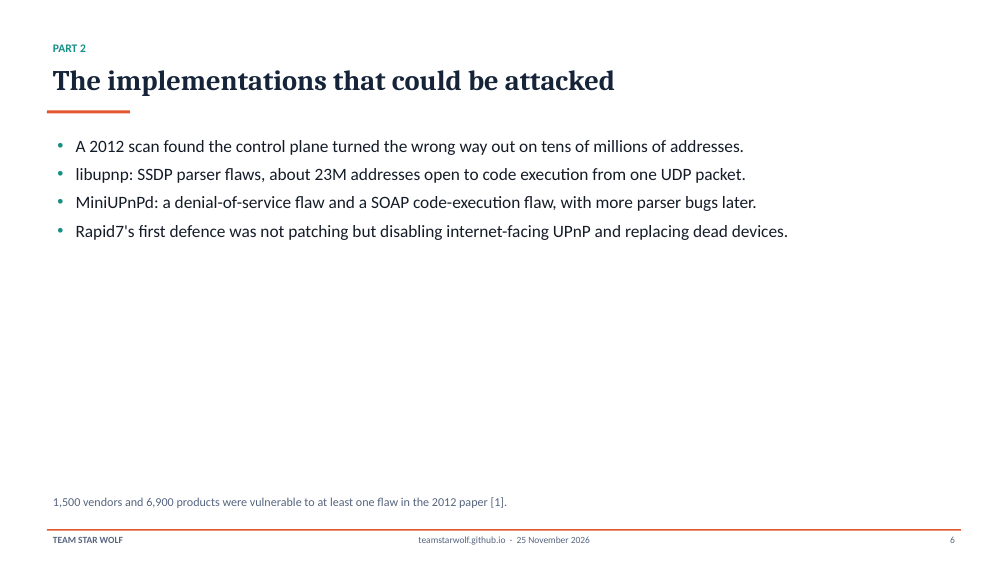
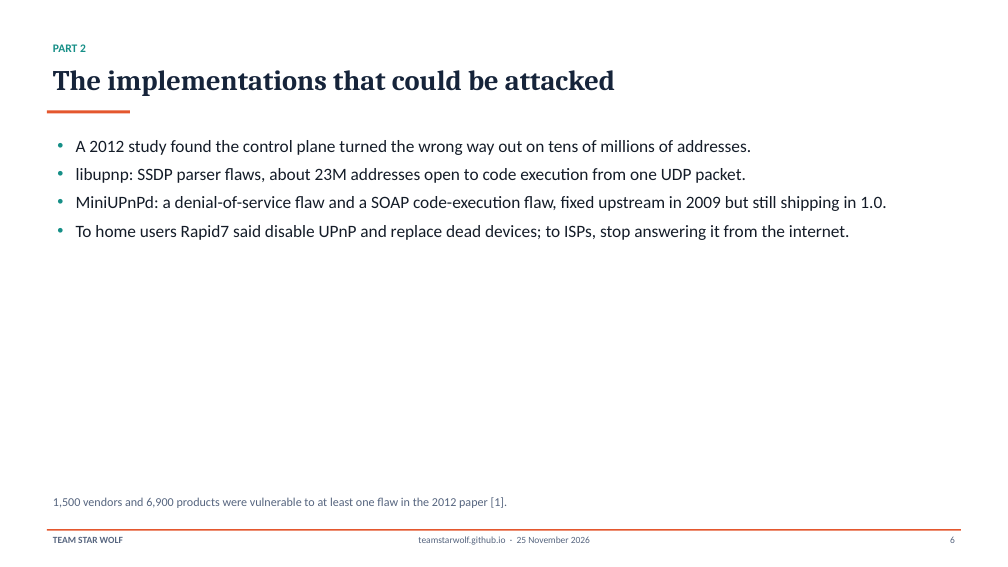
Before and after one commit to TeamStarWolf/TeamStarWolf, a slide deck: slide 6 of case-studies/slides/UPnP_Home_Network_Case_Study.pptx. Drawn at 1008x567 pixels with LibreOffice and Linux fonts; fonts in the diff are those of the drawing. Boxes give left, top, right and bottom in pixels: in the first picture for what was removed or moved away, otherwise in the second. Text is boxed around its words. In the diff, an @@ line names an element or a change of style, - is before the commit and + after.

```diff
--- a/case-studies/slides/UPnP_Home_Network_Case_Study.pptx
+++ b/case-studies/slides/UPnP_Home_Network_Case_Study.pptx
@@ text at <box>76,140,751,155</box>: text changed @@
-• A 2012 scan found the control plane turned the wrong way out on tens of millions of addresses.
+• A 2012 study found the control plane turned the wrong way out on tens of millions of addresses.
@@ text at <box>76,196,886,240</box>: text changed @@
-• MiniUPnPd: a denial-of-service flaw and a SOAP code-execution flaw, with more parser bugs later.
-• Rapid7's first defence was not patching but disabling internet-facing UPnP and replacing dead devices.
+• MiniUPnPd: a denial-of-service flaw and a SOAP code-execution flaw, fixed upstream in 2009 but still shipping in 1.0.
+• To home users Rapid7 said disable UPnP and replace dead devices; to ISPs, stop answering it from the internet.
```
Also in this commit, not shown: 12 other slides changed, 7 other files.
